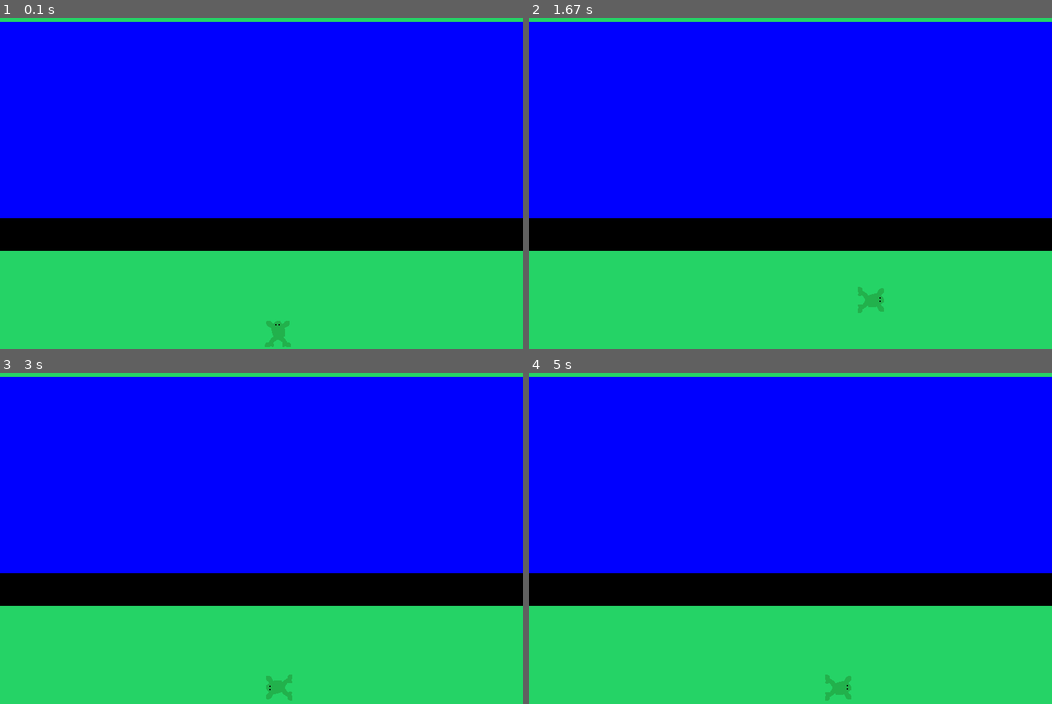
Above: before the commit, frames 1-4 (two rows, left to right).
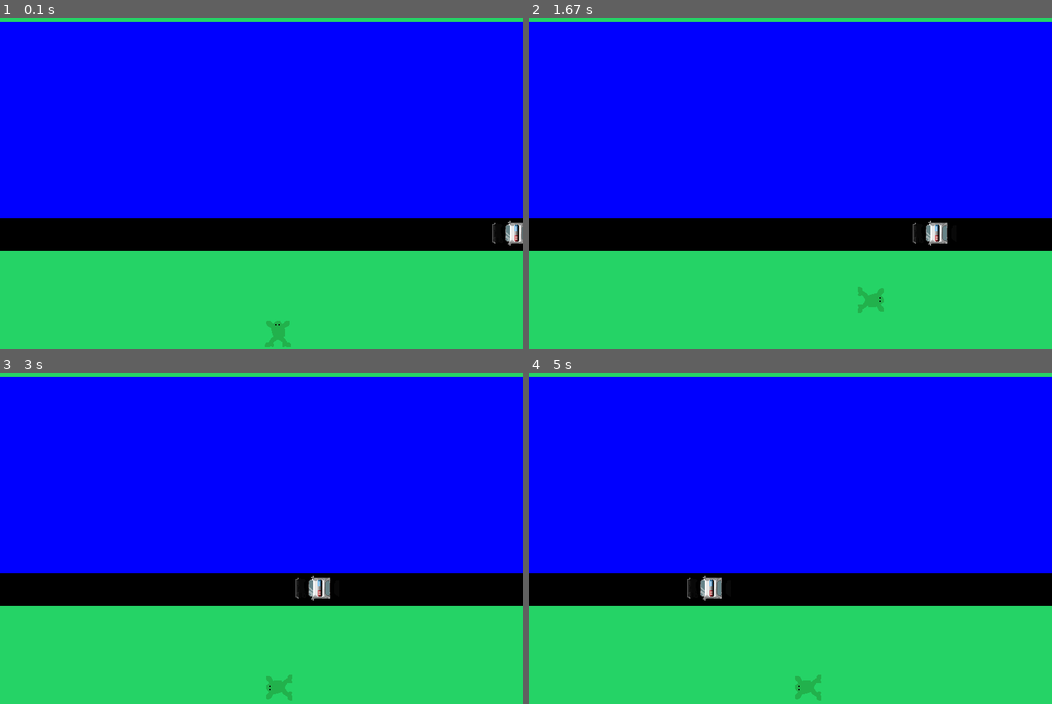
Above: after the commit, the same moments.

Repository: Love-Fromage/frogger_pygame
Game: pygame game, started from frogger.py
The game is run twice, just before and just after one commit, with the same random seed, the same clock (stepped at 60 frames per second) and the same inputs.
Inputs:
- Up to frame 1 (0.1 s): no input
- Up to frame 2 (1.67 s): hold Right 0.33-0.8 s; hold Up 0.83-1.13 s; hold Right 1.17-1.63 s
- Up to frame 3 (3 s): hold Left 1.67-2.2 s; hold Down 2.23-2.53 s; hold Left 2.57-2.97 s
- Up to frame 4 (5 s): hold Up 3-3.37 s; hold Right 3.4-4.03 s; hold Down 4.07-4.43 s; hold Left 4.47-4.93 s; hold Right from 4.97 s (still down)

The runs differ from the first frame. In frame 1, 0.2% of the frame differs, in the area x 94-100%, y 61-69%; in frame 2, 0.3%; in frame 3, 0.3%; in frame 4, 0.7%, in the area x 30-62%, y 61-100%.

Commit message:
the car is added and moves left to right

Diff:
--- /dev/null
+++ b/Car.py
@@ -0,0 +1,27 @@
+import pygame;
+import sys;
+
+class Car:
+    def __init__(self, image, x,y, direction):
+        self.grid_x = x;
+        self.grid_y = y;
+        self.direction = direction;
+        self.original_image = image;
+        self.image = image;
+        self.rect = self.image.get_rect();
+        self.image = pygame.transform.rotate(self.original_image, 90);
+        self.pixel_x, self.pixel_y = self.get_pixel_position();
+
+    def get_pixel_position(self):
+        return self.grid_x * 50, (self.grid_y *50)-50/2 # ASSUME GRID_SIZE is 50 pixels
+
+    def move(self):
+        if self.pixel_x+ self.rect.width >0 :
+            if self.direction == "left":
+                self.grid_x -= 0.15;
+        else:
+            self.grid_x = 16;
+        self.pixel_x, self.pixel_y = self.get_pixel_position();
+
+    def draw(self, screen):
+        screen.blit(self.image, (self.pixel_x, self.pixel_y));
--- a/frogger.py
+++ b/frogger.py
@@ -3,6 +3,7 @@
 
 import pygame.locals
 from Frog import Frog
+from Car import Car
 
 # Initialize Pygame
 pygame.init()
@@ -15,7 +16,7 @@
 SCREEN_WIDTH = COLS * GRID_SIZE;
 SCREEN_HEIGHT = ROWS * GRID_SIZE;
 CLOCK = pygame.time.Clock();
-FPS=30;
+FPS=14;
 
 screen = pygame.display.set_mode((SCREEN_WIDTH, SCREEN_HEIGHT))
 pygame.display.set_caption("Frogger in Python");
@@ -39,8 +40,12 @@
 
 frogger_image = pygame.image.load("./assets/frogger.png");
 frogger_image = pygame.transform.scale(frogger_image, (GRID_SIZE, GRID_SIZE));
+car_image = pygame.image.load("./assets/police_car.png");
+
+car = Car(car_image, 15, 8, "left");
 
 frogger = Frog(frogger_image, x=8, y=11);
+
 
 
 def handle_key_events(frogger):
@@ -59,7 +64,7 @@
             elif event.key == pygame.K_RIGHT:
                 frogger.move("right");
 
-def draw_game(frogger):
+def draw_game(frogger, car):
     screen.fill(( 0,0,0 )); # clear screen with black color
 
     for row in range(ROWS):
@@ -77,14 +82,13 @@
                 pygame.draw.rect(screen, (0,0,0), (col*GRID_SIZE, row*GRID_SIZE, GRID_SIZE, GRID_SIZE));
 
 
-
-
-
+            # pygame.draw.rect(screen, (230, 0,0), (15*GRID_SIZE, 8*GRID_SIZE+ GRID_SIZE/4, GRID_SIZE/2, GRID_SIZE/2))
 
 
 
     # Draw frogger
     frogger.draw(screen);
+    car.draw(screen);
 
     #Draw other game elements here
 
@@ -97,6 +101,7 @@
 while game_is_running:
     handle_key_events(frogger);
     frogger.check_collision(game_grid);
-    draw_game(frogger);
+    car.move();
+    draw_game(frogger, car);
     # Cap the frame rate
     CLOCK.tick(FPS);
Binary file added: assets/police_car.png
